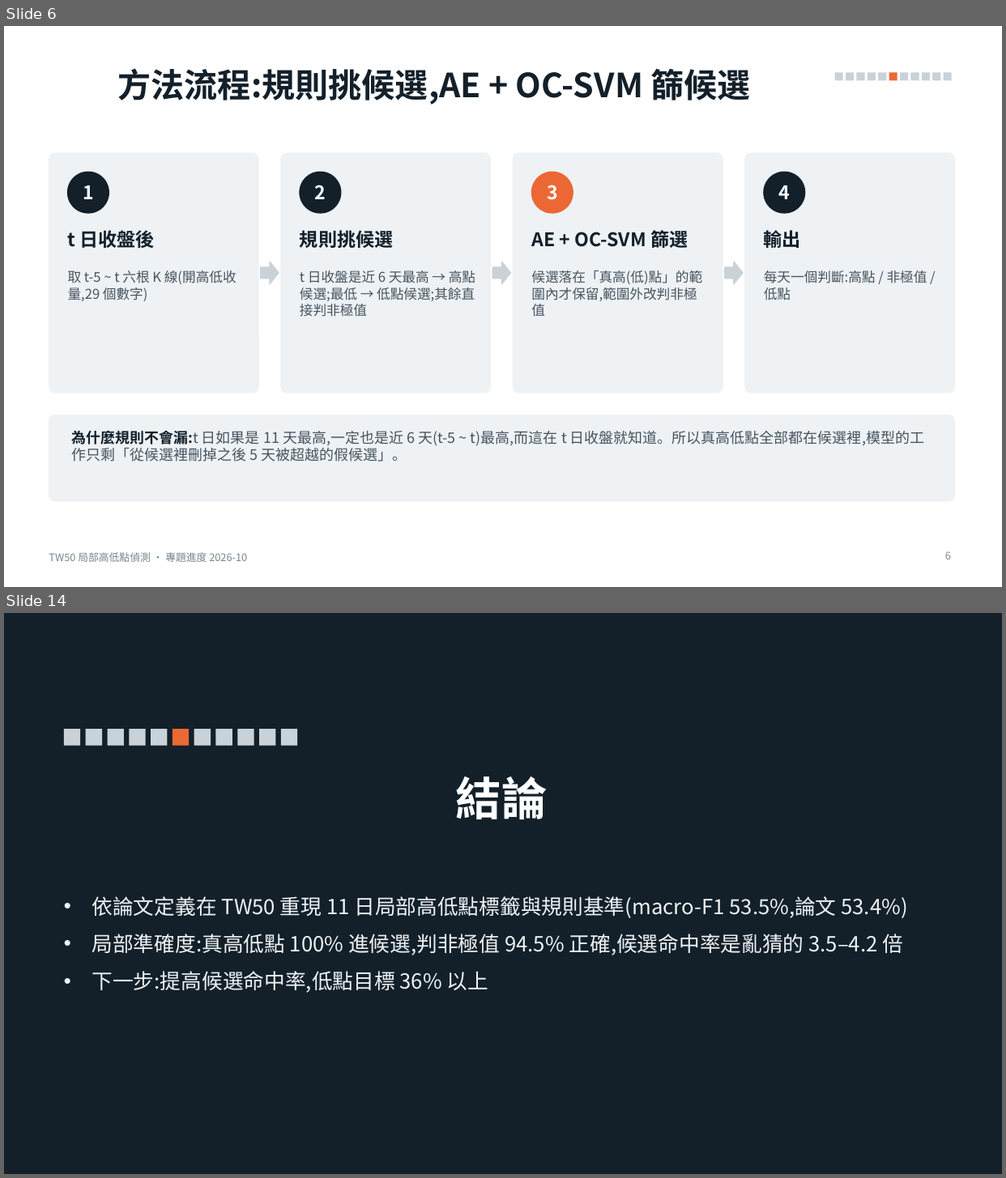
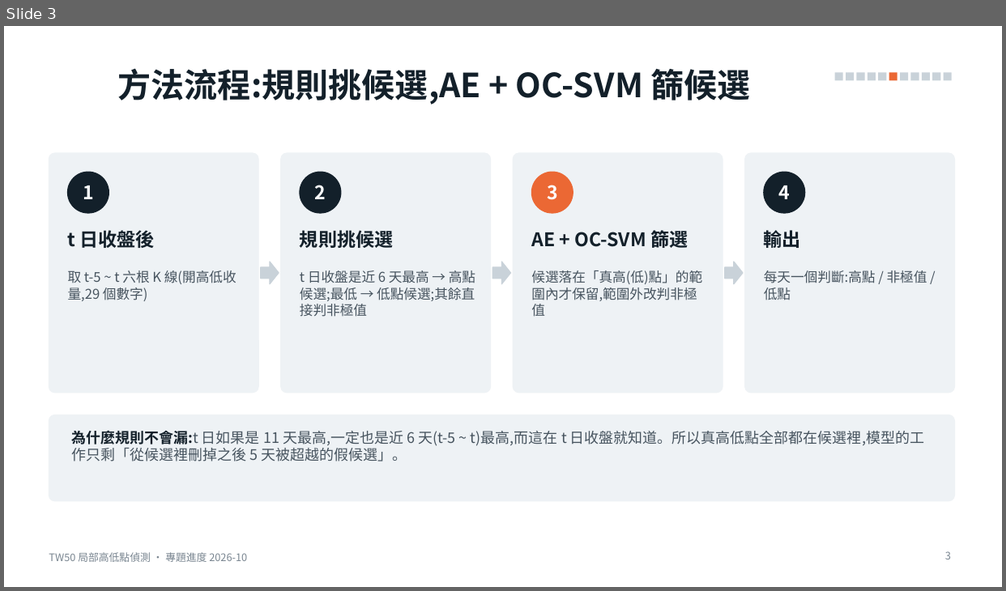
Before and after one commit to alextixu/fcukproject, a slide deck: method_kline_peak/report/TW50_局部高低點_專題進度.pptx. Shown one above the other, each under a label of ours: slides 6 and 14 before the commit, slide 3 after it; the slides between them are not shown. The pictures are 1006x1178 and 1006x591 pixels, drawn with LibreOffice and Linux fonts; fonts in the diff are those of the drawing. Boxes give left, top, right and bottom in pixels: in the first picture for what was removed or moved away, otherwise in the second. Text is boxed around its words. In the diff, an @@ line names an element or a change of style, - is before the commit and + after.

```diff
--- a/method_kline_peak/report/TW50_局部高低點_專題進度.pptx
+++ b/method_kline_peak/report/TW50_局部高低點_專題進度.pptx
@@ slide 14 removed at (4,613,1002,1174), background #13202A @@
@@ rectangle removed at (64,729,80,746) @@
@@ rectangle removed at (86,729,102,746) @@
@@ rectangle removed at (108,729,124,746) @@
@@ rectangle removed at (129,729,146,746) @@
@@ rectangle removed at (151,729,167,746) @@
@@ rectangle removed at (172,729,189,746) @@
@@ rectangle removed at (194,729,211,746) @@
@@ rectangle removed at (216,729,232,746) @@
@@ rectangle removed at (237,729,254,746) @@
@@ rectangle removed at (259,729,275,746) @@
@@ rectangle removed at (281,729,297,746) @@
@@ title removed at (456,777,548,820) @@
-結論
@@ text removed at (92,897,907,993) @@
-• 依論文定義在 TW50 重現 11 日局部高低點標籤與規則基準(macro-F1 53.5%,論文 53.4%)
-• 局部準確度:真高低點 100% 進候選,判非極值 94.5% 正確,候選命中率是亂猜的 3.5–4.2 倍
-• 下一步:提高候選命中率,低點目標 36% 以上
@@ what was slide 6 is now slide 3 @@
@@ page number at (945,552,951,560): text changed @@
-6
+3
```
Also in this commit, not shown: 5 slides changed, 5 other slides removed, 7 other files.
